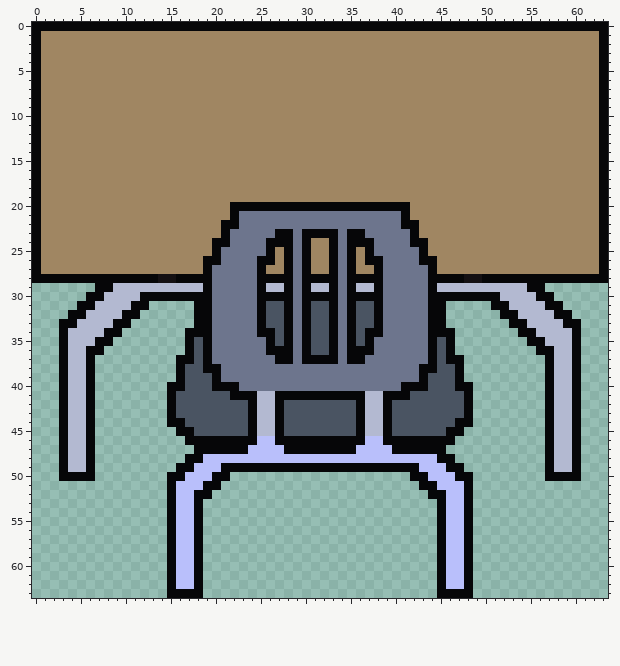
Two states of a pixel-art sprite, Assets/Desk/desk_clean.png. Above, as it was before the edit.
The file is 64x64 pixels.
The same view after the edit:
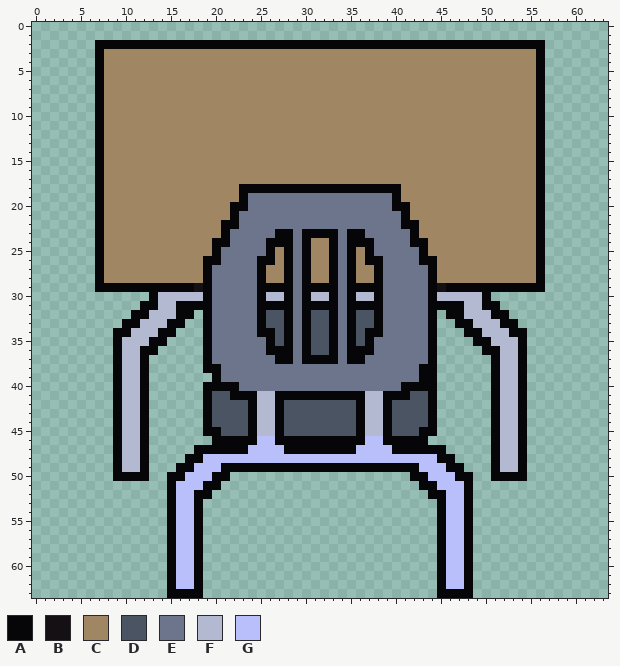
Palette (. is transparent): A #060608  B #141013  C #a08662  D #4a5462  E #6d758d  F #b3b9d1  G #b9bffb
Commit message: updated empty desk sizes
The edit:
Colour A is added in row 31 at x 13, 16 to 17, 46 to 47 and 50; in row 32 at x 12, 16 to 17, 46 to 47 and 51; in row 33 at x 11, 15 to 16, 47 to 48 and 52; in row 34 at x 10, 14 to 15, 48 to 49 and 53; in row 35 at x 9, 13 to 14, 49 to 50 and 54; in row 36 at x 9, 12 to 13, 50 to 51 and 54.
Colour A is added in rows 37 to 49 at x 9, 12, 51 and 54; in row 50 at x 9 to 12 and 51 to 54.
Colour A replaces colour C in row 2 at x 7 to 56; in rows 3 to 17 at x 7 and 56; in row 18 at x 7, 23 to 40 and 56; in row 19 at x 7, 23, 40 and 56; in rows 20 to 27 at x 7 and 56.
Colour A replaces colour D in row 31 at x 26 to 27, 31 to 32 and 36 to 37; in row 39 at x 44; in rows 40 to 44 at x 19 and 44; in row 45 at x 19 to 20 and 43 to 44.
Colour A replaces colour F in row 29 at x 9 to 17, 26 to 27, 31 to 32, 36 to 37 and 46 to 54.
Colour B replaces colour F in row 29 at x 18 and 45.
Colour C replaces colour A in row 28 at x 8 to 13, 16 to 18, 26 to 27, 31 to 32, 36 to 37, 45 to 47 and 50 to 55.
Colour C replaces colour B in row 28 at x 14 to 15 and 48 to 49.
Colour E replaces colour A in row 20 at x 24 to 39.
Colour E replaces colour C in row 19 at x 24 to 39.
Colour F is added in row 31 at x 14 to 15 and 48 to 49; in row 32 at x 13 to 15 and 48 to 50; in row 33 at x 12 to 14 and 49 to 51; in row 34 at x 11 to 13 and 50 to 52; in row 35 at x 10 to 12 and 51 to 53; in rows 36 to 49 at x 10 to 11 and 52 to 53.
Colour F replaces colour A in row 30 at x 14 to 18, 26 to 27, 31 to 32, 36 to 37 and 45 to 49.
The author cleared colour A in row 0 at x 0 to 63; in rows 1 to 27 at x 0 and 63; in row 28 at x 0 to 6 and 57 to 63; in row 30 at x 6 to 7, 12, 51 and 56 to 57; in row 31 at x 5 to 6, 11, 52 and 57 to 58; in row 32 at x 4 to 5, 10, 18, 45, 53 and 58 to 59.
The author cleared colour A in row 33 at x 3 to 4, 9, 18, 45, 54 and 59 to 60; in row 34 at x 3, 8, 17 to 18, 45 to 46, 55 and 60; in row 35 at x 3, 7 to 8, 17, 46, 55 to 56 and 60; in row 36 at x 3, 6 to 7, 17, 46, 56 to 57 and 60; in row 37 at x 3, 6, 16 to 17, 46 to 47, 57 and 60; in rows 38 to 39 at x 3, 6, 16, 47, 57 and 60.
The author cleared colour A in row 40 at x 3, 6, 15 to 16, 47 to 48, 57 and 60; in rows 41 to 43 at x 3, 6, 15, 48, 57 and 60; in row 44 at x 3, 6, 15 to 16, 47 to 48, 57 and 60; in row 45 at x 3, 6, 16 to 17, 46 to 47, 57 and 60; in row 46 at x 3, 6, 17 to 19, 44 to 46, 57 and 60; in rows 47 to 49 at x 3, 6, 57 and 60.
The author cleared colour A in row 50 at x 3 to 6 and 57 to 60.
The author cleared colour C in row 1 at x 1 to 62; in rows 2 to 27 at x 1 to 6 and 57 to 62.
The author cleared colour D in rows 35 to 37 at x 18 and 45; in row 38 at x 17 to 18 and 45 to 46; in row 39 at x 17 to 19 and 45 to 46; in row 40 at x 17 to 18 and 45 to 46; in rows 41 to 43 at x 16 to 18 and 45 to 47; in row 44 at x 17 to 18 and 45 to 46.
The author cleared colour D in row 45 at x 18 and 45.
The author cleared colour F in row 30 at x 8 to 11 and 52 to 55; in row 31 at x 7 to 10 and 53 to 56; in row 32 at x 6 to 9 and 54 to 57; in row 33 at x 5 to 8 and 55 to 58; in row 34 at x 4 to 7 and 56 to 59; in row 35 at x 4 to 6 and 57 to 59.
The author cleared colour F in rows 36 to 49 at x 4 to 5 and 58 to 59.
Boxes around the changes in both pictures, in picture pixels (x1, y1, x2, y2):
changed: (32, 22, 608, 481)
